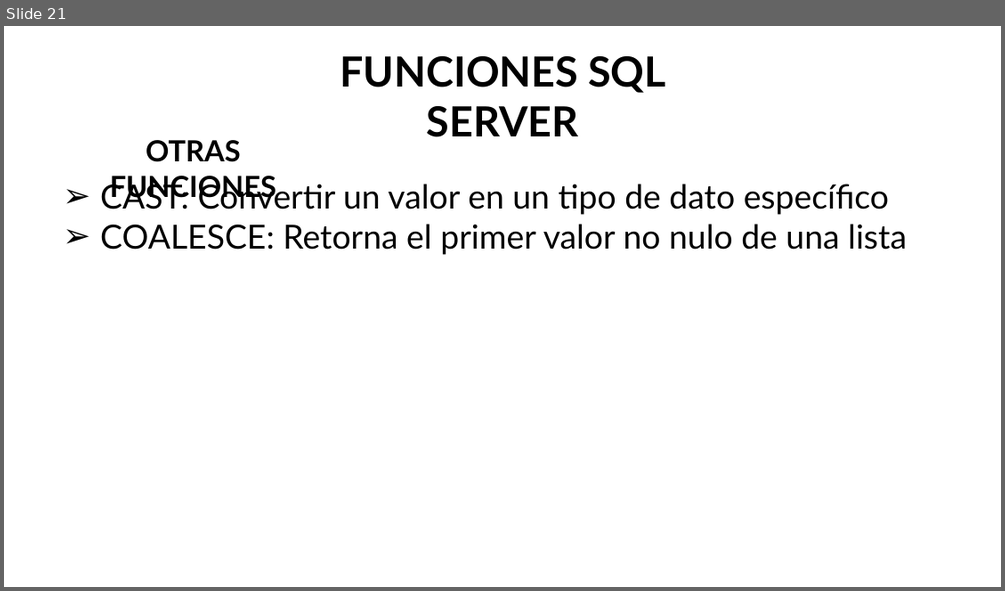
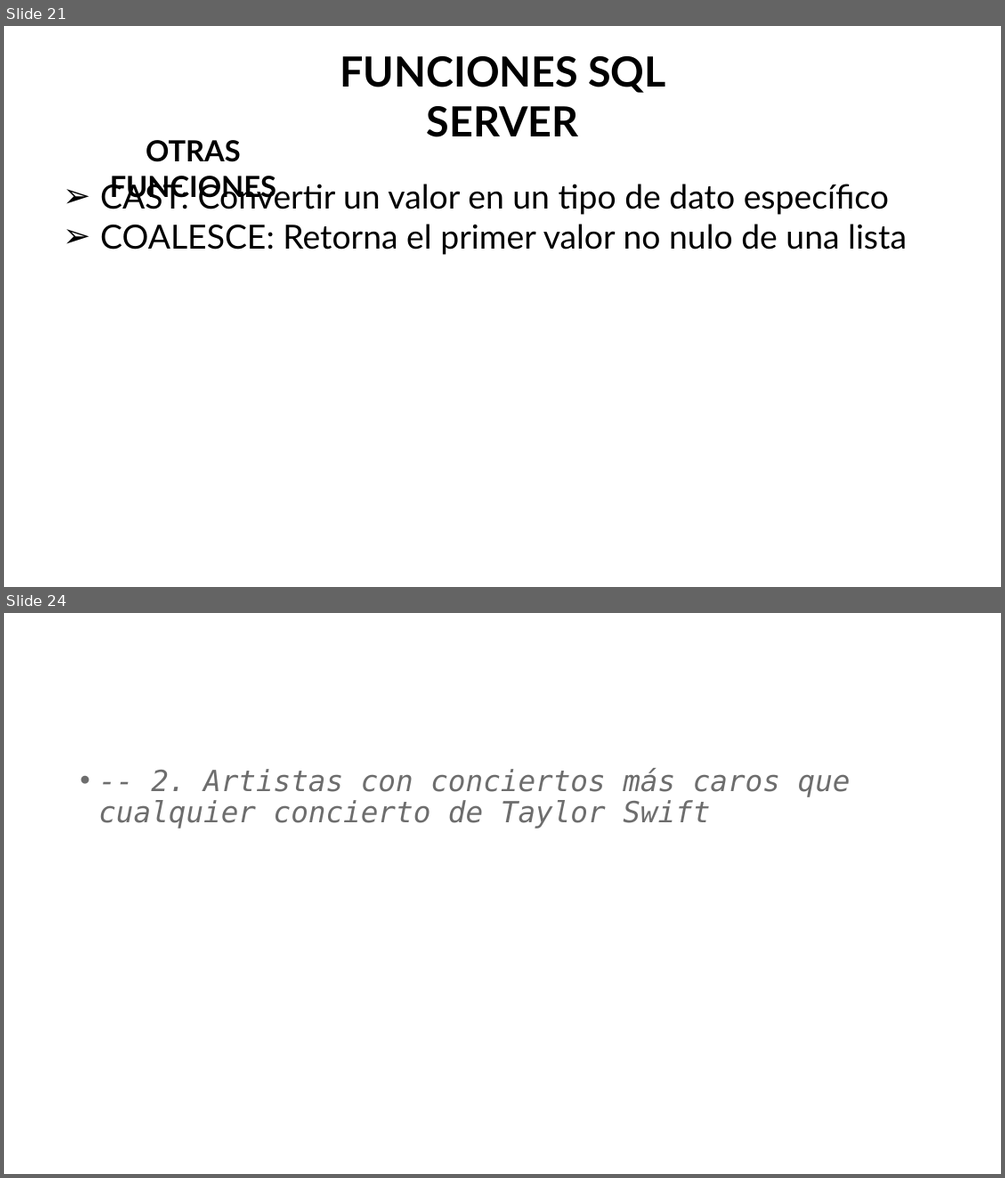
Before and after one commit to mateoloperac/Fundamentos-de-Bases-de-Datos, a slide deck: 02 - Introducción a bases de datos.pptx. Shown one above the other, each under a label of ours: slide 21 before the commit, slides 21 and 24 after it; the slides between them are not shown. The pictures are 1005x591 and 1005x1178 pixels, drawn with LibreOffice and Linux fonts; fonts in the diff are those of the drawing; background and template pictures are left out. Boxes give left, top, right and bottom in pixels: in the first picture for what was removed or moved away, otherwise in the second. Text is boxed around its words. In the diff, an @@ line names an element or a change of style, - is before the commit and + after.

```diff
--- a/02 - Introducción a bases de datos.pptx
+++ b/02 - Introducción a bases de datos.pptx
@@ slide 24 added at <box>4,613,1001,1174</box>, background picture (left out) @@
@@ text added at <box>98,768,850,828</box>, 28 pt, text #6D6D6D, italic @@
+• -- 2. Artistas con conciertos más caros que cualquier concierto de Taylor Swift
```
Also in this commit, not shown: 2 slides changed, 2 other slides added, 6 other files.
